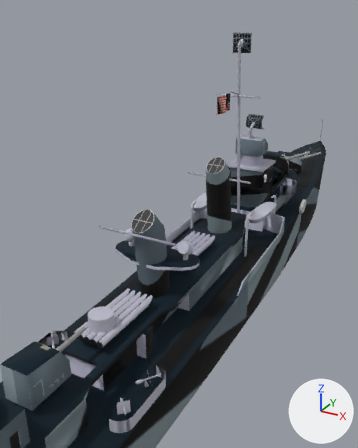
What one commit did to the glTF model models/vehicles/fletcher.glb.
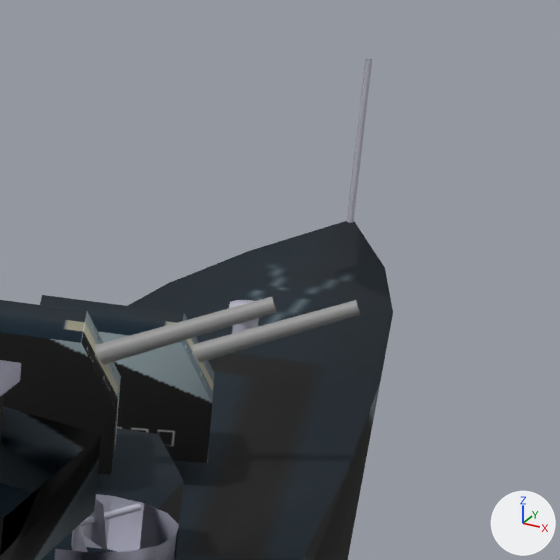
Each version is shown whole from a 50 mm lens placed at (71.1, -127.1, 98.4), pointed at (-38.9, 73.0, -1.7), then close up on the part from 76% to 97% of the width and 25% to 42% of the height. Lighting does not change. The marker at lower right points along +X, +Y and +Z. The older version's two pictures come first. Where no turn or scale is listed for an object, it has been applied to the vertices.

The older version as bpy lines, for what is in view:
```python
me_msh_gun1 = bpy.data.meshes.new('msh_Gun1')
me_msh_gun1.from_pydata(...)  # 10 vertices, 14 faces; spans x -3.91..3.91, y -7.01..5.93, z -5.29..4.13
me_msh_gun1.materials.append(mat_txt_fletcher_turrets4)  # picture img_fletcherturrets
me_msh_gun1a = bpy.data.meshes.new('msh_Gun1A')
me_msh_gun1a.from_pydata(...)  # 32 vertices, 46 faces; spans x -0.71..0.71, y 3.87..16.24, z -0.75..0.71
# faces by material slot: [32, 14]
me_msh_gun1a.materials.append(mat_mat_gray_95)  # grey #959595
me_msh_gun1a.materials.append(mat_mat_black)  # black #000000
me_msh_gun2a = bpy.data.meshes.new('msh_Gun2A')
me_msh_gun2a.from_pydata(...)  # 32 vertices, 46 faces; spans x -0.71..0.71, y 3.87..16.24, z -0.75..0.71
# faces by material slot: [32, 14]
me_msh_gun2a.materials.append(mat_mat_gray_95)  # grey #959595
me_msh_gun2a.materials.append(mat_mat_black)  # black #000000
ob_gun1 = bpy.data.objects.new('Gun1', me_msh_gun1)
ob_gun1.location = (0.0, 125.25, 22.87)
ob_gun1.rotation_euler = (0.0, 0.0, -1.309)  # degrees (0, 0, -75)
ob_gun1a = bpy.data.objects.new('Gun1A', me_msh_gun1a)
ob_gun1a.parent = ob_gun1
ob_gun1a.location = (0.0, 0.0, 0.0)
ob_gun1a.rotation_euler = (0.349, 0.0, 0.0)  # degrees (20, 0, 0)
ob_gun2a = bpy.data.objects.new('Gun2A', me_msh_gun2a)
ob_gun2a.parent = ob_gun2
ob_gun2a.location = (0.0, 0.0, 0.0)
ob_gun2a.rotation_euler = (0.349, 0.0, 0.0)  # degrees (20, 0, 0)
# also in view: 'Fletcher' at (0.0, 0.7, 40.8); 'Gun2' at (-0.5, 100.9, 28.4)
```
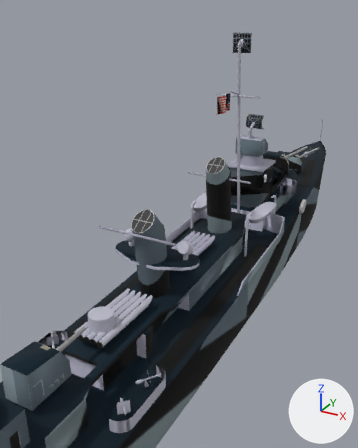
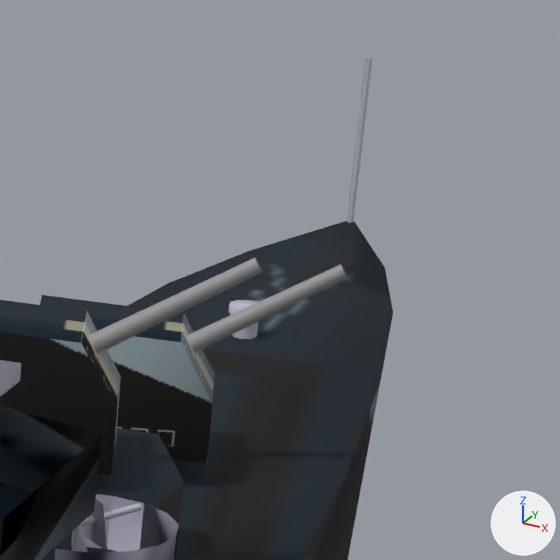
The change, as a diff of the scene's bpy script:
```diff
--- a/models/vehicles/fletcher.glb.py
+++ b/models/vehicles/fletcher.glb.py
@@ ob_gun1a @@
 ob_gun1a.location = (0.0, 0.0, 0.0)
-ob_gun1a.rotation_euler = (0.349, 0.0, 0.0)  # degrees (20, 0, 0)
+ob_gun1a.rotation_euler = (0.524, 0.0, 0.0)  # degrees (30, 0, 0)
@@ ob_gun2a @@
 ob_gun2a.location = (0.0, 0.0, 0.0)
-ob_gun2a.rotation_euler = (0.349, 0.0, 0.0)  # degrees (20, 0, 0)
+ob_gun2a.rotation_euler = (0.524, 0.0, 0.0)  # degrees (30, 0, 0)
```

Boxes [x1, y1, x2, y2] around the edits, measured in the close-ups (560 x 560 px):
'Gun2A', turned: before [94, 296, 277, 365]; after [89, 257, 263, 354]
'Gun1A', turned: before [192, 300, 360, 363]; after [187, 264, 348, 353]
